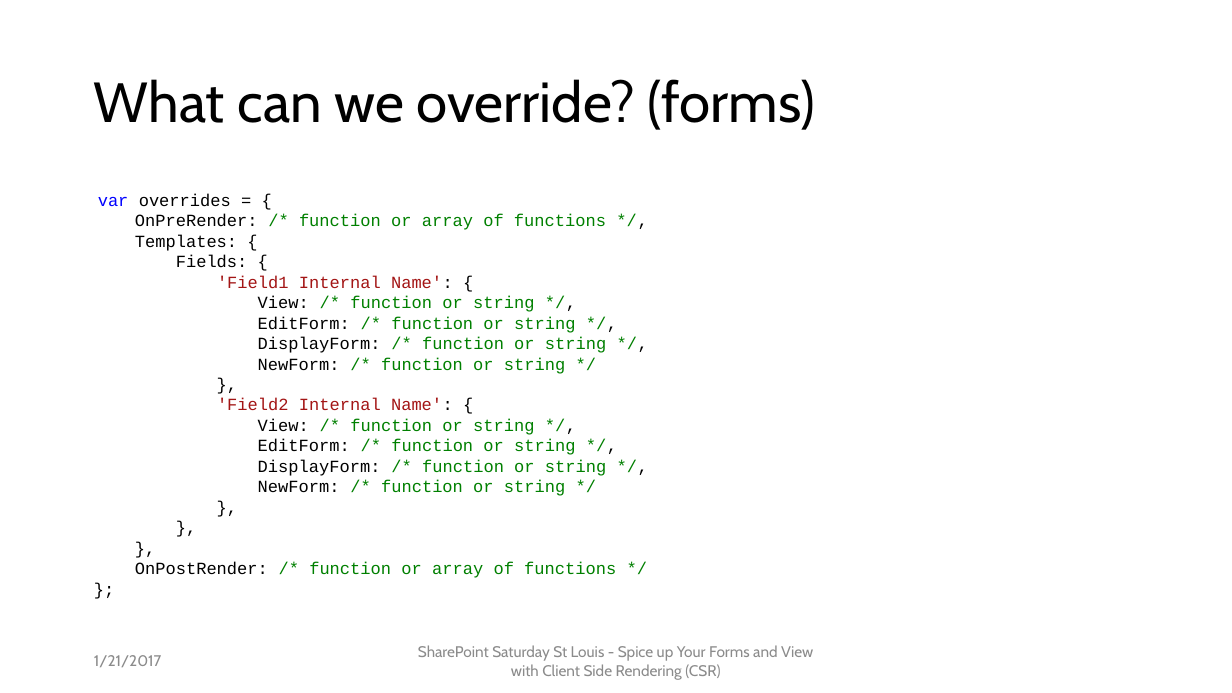
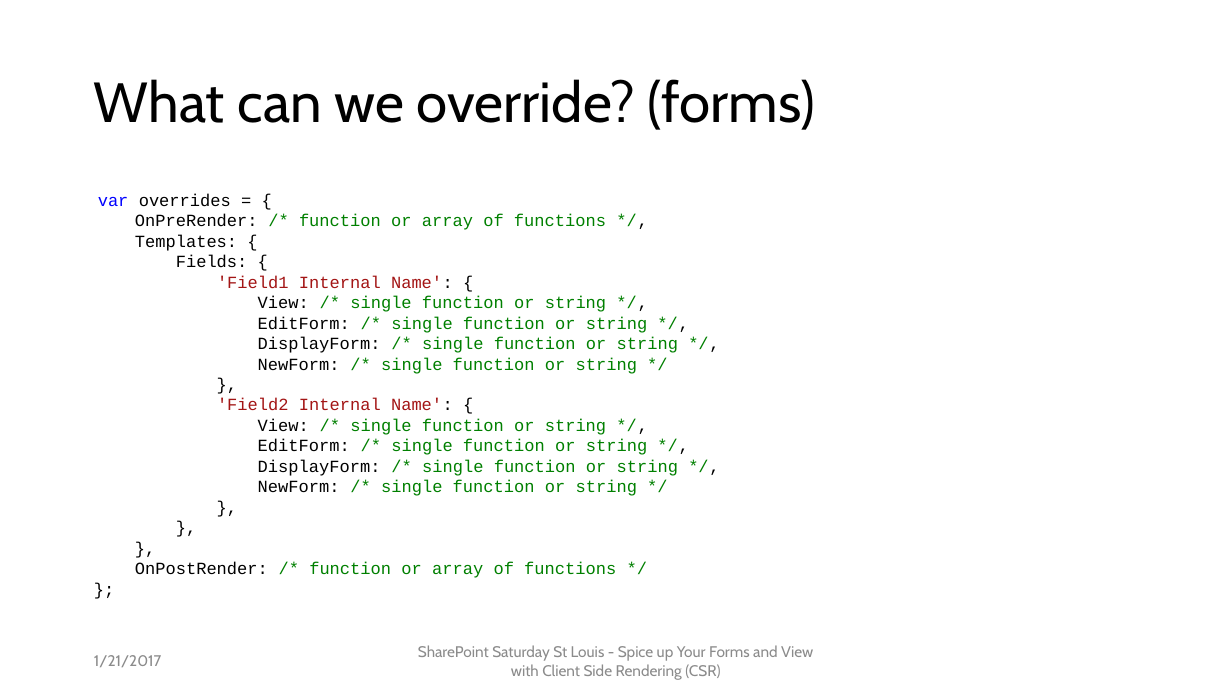
Before and after one commit to mcsheaj/CSRDemos, a slide deck: slide 9 of SPSSTL_CSR.pptx (slide 8 before the commit). Drawn at 1232x693 pixels with LibreOffice and Linux fonts; fonts in the diff are those of the drawing. Boxes give left, top, right and bottom in pixels: in the first picture for what was removed or moved away, otherwise in the second. Text is boxed around its words. In the diff, an @@ line names an element or a change of style, - is before the commit and + after.

```diff
--- a/SPSSTL_CSR.pptx
+++ b/SPSSTL_CSR.pptx
@@ text at [258, 295, 678, 374]: text changed @@
-View: /* function or string */,
-EditForm: /* function or string */,
-DisplayForm: /* function or string */,
-NewForm: /* function or string */
+View: /* single function or string */,
+EditForm: /* single function or string */,
+DisplayForm: /* single function or string */,
+NewForm: /* single function or string */
@@ text at [258, 418, 678, 496]: text changed @@
-View: /* function or string */,
-EditForm: /* function or string */,
-DisplayForm: /* function or string */,
-NewForm: /* function or string */
+View: /* single function or string */,
+EditForm: /* single function or string */,
+DisplayForm: /* single function or string */,
+NewForm: /* single function or string */
```
Also in this commit, not shown: 6 other slides changed, 3 slides added, 1 other file.
